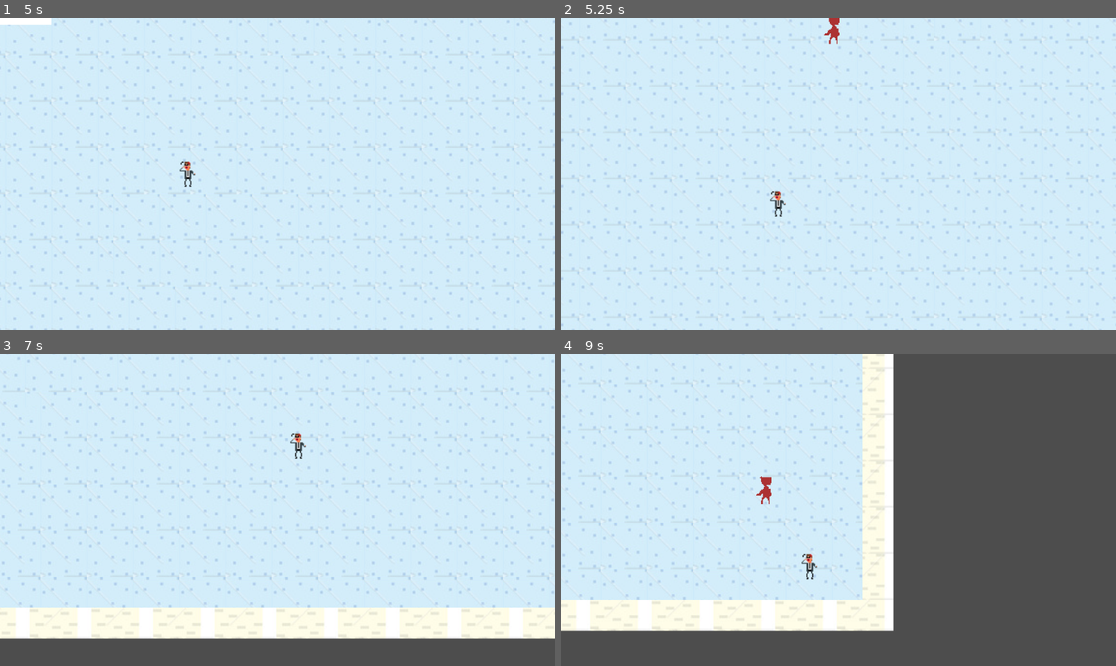
Above: before the commit, frames 1-4 (two rows, left to right).
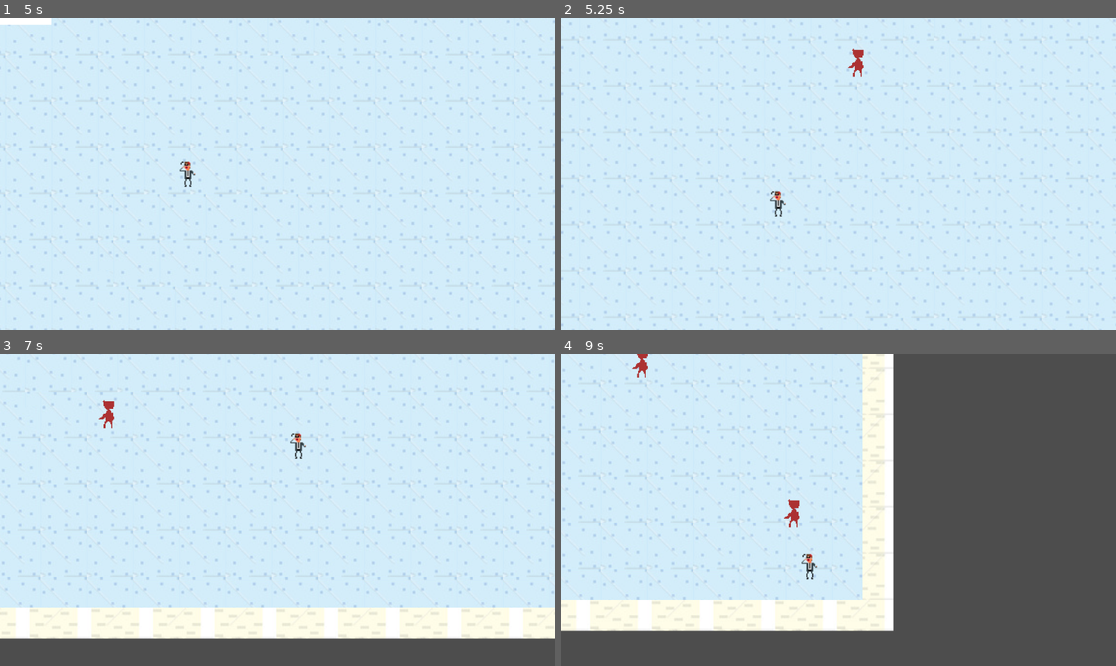
Above: after the commit, the same moments.

Repository: alourencodev/ldjam55
Game: Godot game, scene res://Scenes/main.tscn
The game is run twice, just before and just after one commit, with the same random seed, the same clock (stepped at 60 frames per second) and the same inputs.
Inputs (mouse positions are in pixels of both pictures, inside the frame that each line leads up to):
- Up to frame 1 (5 s): tap Enter at 0.5 s; move the mouse to (399, 158) at 0.52 s; hold Right (right) 0.53-1.28 s; click (399, 158) at 0.6 s; move the mouse to (166, 189) at 1.27 s; hold Down (down) 1.28-2.03 s; click (166, 189) at 1.35 s; move the mouse to (333, 105) at 2.02 s; hold Right (right) 2.03-2.78 s; click (333, 105) at 2.1 s; move the mouse to (249, 236) at 2.77 s; hold Up (up) 2.78-3.53 s; click (249, 236) at 2.85 s; move the mouse to (444, 220) at 3.52 s; hold Left (left) from 3.53 s (still down); click (444, 220) at 3.6 s; move the mouse to (111, 127) at 4.27 s; click (111, 127) at 4.35 s
- Up to frame 2 (5.25 s): move the mouse to (866, 174) at 5.02 s; release Left (left) at 5.03 s; hold Down (down) from 5.03 s (still down); click (866, 174) at 5.1 s
- Up to frame 3 (7 s): move the mouse to (194, 432) at 5.77 s; release Down (down) at 5.78 s; hold Right (right) 5.78-6.53 s; click (194, 432) at 5.85 s; move the mouse to (399, 494) at 6.52 s; hold Up (up) from 6.53 s (still down); click (399, 494) at 6.6 s
- Up to frame 4 (9 s): move the mouse to (727, 525) at 7.27 s; release Up (up) at 7.28 s; hold Right (right) 7.28-8.03 s; click (727, 525) at 7.35 s; move the mouse to (894, 441) at 8.02 s; hold Down (down) 8.03-8.78 s; click (894, 441) at 8.1 s; move the mouse to (810, 572) at 8.77 s; hold Left (left) from 8.78 s (still down); click (810, 572) at 8.85 s

Frame 1 is identical in both runs. In frame 2, 0.3% of the frame differs, in the area x 47-55%, y 0-19%; in frame 3, 0.1%; in frame 4, 0.4%, in the area x 12-44%, y 0-56%.

Commit message:
Make Enemies pursue the player

Diff:
--- a/Scenes/Enemy.tscn
+++ b/Scenes/Enemy.tscn
@@ -38,7 +38,7 @@
 position = Vector2(0, -1)
 sprite_frames = SubResource("SpriteFrames_ch7og")
 animation = &"Walk"
-frame_progress = 0.223547
+frame_progress = 0.220027
 
 [node name="CollisionShape2D" type="CollisionShape2D" parent="."]
 position = Vector2(-2, -2)
--- a/Scenes/main.tscn
+++ b/Scenes/main.tscn
@@ -2920,3 +2920,5 @@
 
 [node name="SpawnPoint8" type="Marker2D" parent="EnemySpawnPoints"]
 position = Vector2(648, 560)
+
+[connection signal="on_player_spawned" from="PlayerSelector" to="EnemyManager" method="_on_player_spawned"]
--- a/Scripts/EnemyManager.gd
+++ b/Scripts/EnemyManager.gd
@@ -12,6 +12,9 @@
 
 @onready var time_to_spawn = warmup_seconds
 
+
+var player : Node2D = null
+
 func _ready():
 	assert(spawn_points.size() > 0)
 	assert(enemy_scene != null)
@@ -19,6 +22,9 @@
 
 # Called every frame. 'delta' is the elapsed time since the previous frame.
 func _process(delta):
+	if player == null:
+		pass
+
 	time_to_spawn -= delta
 
 	if time_to_spawn <= 0.0:
@@ -36,9 +42,10 @@
 
 	var enemy_instance = enemy_scene.instantiate()
 	enemy_instance.position = spawn_point.position
-	#TODO: Connect stuff to the enemy
-
-	# TODO: Connect to the actual player!!
-	enemy_instance.target = spawn_points[0]
+	enemy_instance.target = player
 
 	add_child(enemy_instance)
+
+
+func _on_player_spawned(player_instance):
+	player = player_instance
--- a/Scripts/PlayerSelector.gd
+++ b/Scripts/PlayerSelector.gd
@@ -7,6 +7,9 @@
 @export var Manager_Players : Array[PackedScene]
 @export var Executive_Players : Array[PackedScene]
 @export var Player_Spawn_Point : Marker2D
+
+
+signal on_player_spawned(player : Node2D)
 
 
 func _ready():
@@ -44,5 +47,4 @@
 	player_instance.position = Player_Spawn_Point.position;
 	add_child(player_instance)
 
-
-	pass # Replace with function body.
+	on_player_spawned.emit(player_instance)
